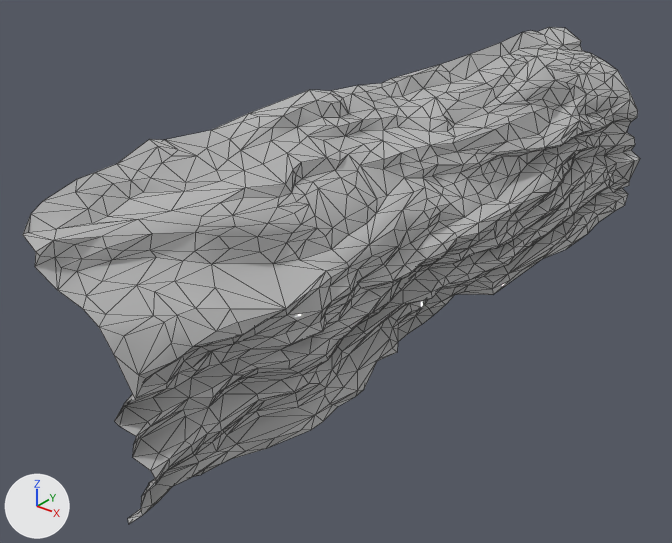
Renders of the FBX model Assets/Models/Models_Environment/ModelsMars/SM_Cave_Wall_03.fbx from each side of a commit.
Before and after are seen from a 50 mm camera at (-174.0, -4328.0, 201.0) aimed at (-418.0, -4024.0, 12.0). The lights are fixed; the arrows at lower left show +X, +Y and +Z. Mesh edges are drawn as thin lines. Where no turn or scale is listed for an object, it has been applied to the vertices.

In view in the first picture: 'SM_Cave_wall_03'.
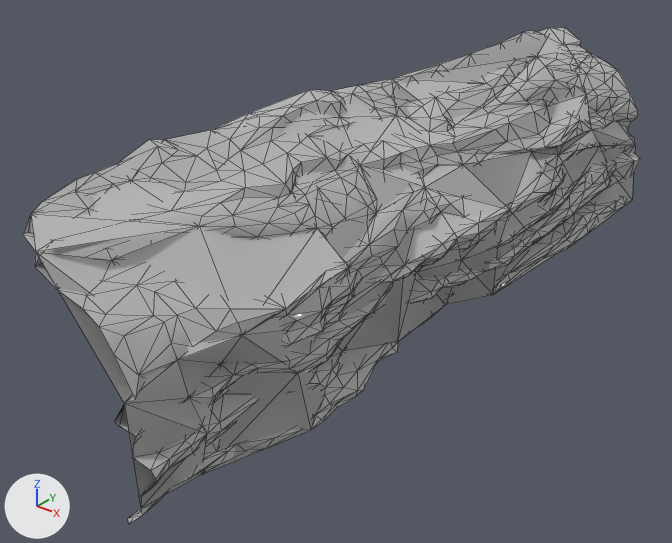
The newer file is also turned or shifted as a whole; pictures and numbers use the older file's frame.

Boxes (x1, y1, x2, y2) around the edits, measured in the pictures (672 x 543 px):
'SM_Cave_wall_03_col', added: after (31, 26, 635, 508)

What changed in the scene script:
```text
Add me_mesh_001:
    me_mesh_001.from_pydata(...)  # 60 vertices, 100 faces; spans x -38.0..39.0, y -191.0..192.0, z -9.0..93.0
    me_mesh_001.materials.append(mat_wall_lp2plane007_default)  # grey #bcbcbc
Add ob_sm_cave_wall_03_col:
    ob_sm_cave_wall_03_col = bpy.data.objects.new('SM_Cave_wall_03_col', me_mesh_001)
    ob_sm_cave_wall_03_col.location = (-402.3, -3992.2, 0.0)
```
